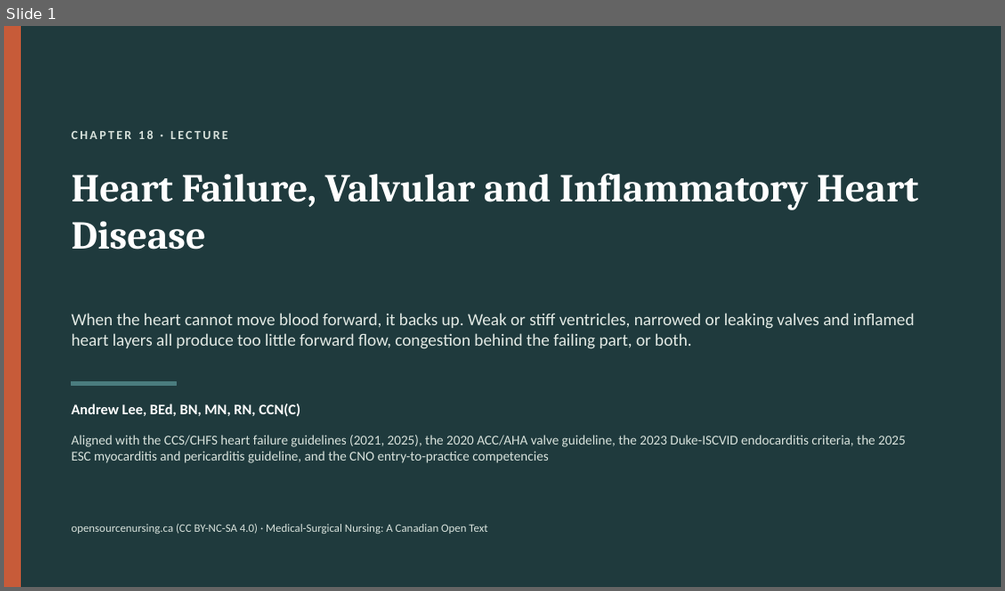
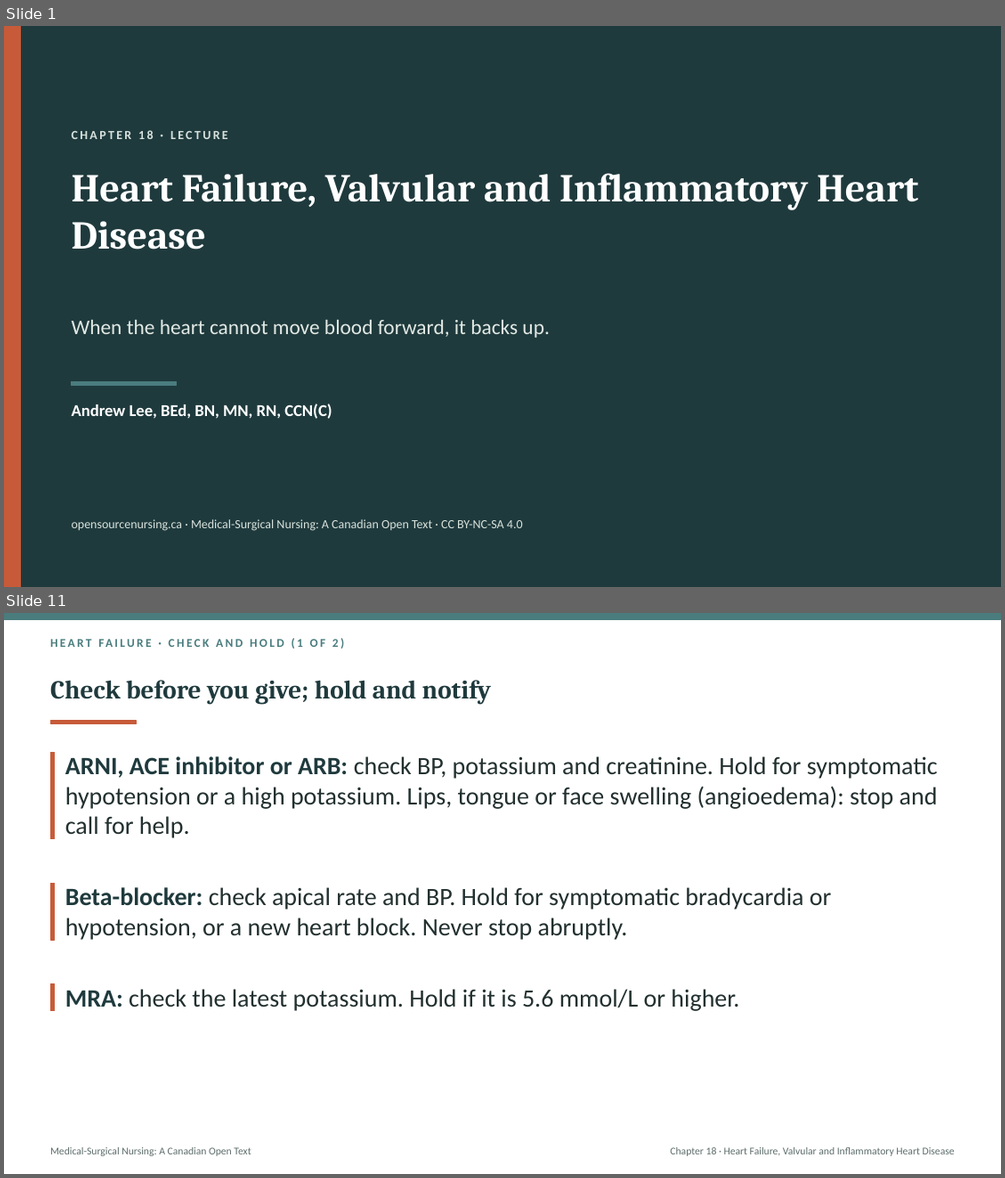
Before and after one commit to andrewleenl/opensourcenursing, a slide deck: Ch18_Heart_Failure_Valvular_and_Inflammatory_Heart_Disease_Lecture_Presentation.pptx. Shown one above the other, each under a label of ours: slide 1 before the commit, slides 1 and 11 after it; the slides between them are not shown. The pictures are 1005x591 and 1005x1178 pixels, drawn with LibreOffice and Linux fonts; fonts in the diff are those of the drawing. Boxes give left, top, right and bottom in pixels: in the first picture for what was removed or moved away, otherwise in the second. Text is boxed around its words. In the diff, an @@ line names an element or a change of style, - is before the commit and + after.

```diff
--- a/Ch18_Heart_Failure_Valvular_and_Inflammatory_Heart_Disease_Lecture_Presentation.pptx
+++ b/Ch18_Heart_Failure_Valvular_and_Inflammatory_Heart_Disease_Lecture_Presentation.pptx
@@ slide 11 added at bbox=[4, 613, 1001, 1174], background #FFFFFF @@
@@ rectangle added at bbox=[4, 613, 1001, 620], fill #4A7C7E, outline #4A7C7E 1 pt @@
@@ text added at bbox=[297, 639, 339, 647], 11.5 pt, text #4A7C7E, bold @@
+HEART FAILURE · CHECK AND HOLD (1 OF 2)
@@ title added at bbox=[50, 680, 492, 705], 25 pt, text #1F3A3D, bold @@
+Check before you give; hold and notify
@@ rectangle added at bbox=[50, 721, 137, 723], fill #C75B39, outline #C75B39 1 pt @@
@@ rectangle added at bbox=[50, 752, 54, 839], fill #C75B39, outline #C75B39 1 pt @@
@@ text added at bbox=[65, 756, 938, 838], 24 pt, text #22302F @@
+ARNI, ACE inhibitor or ARB: check BP, potassium and creatinine. Hold for symptomatic hypotension or a high potassium. Lips, tongue or face swelling (angioedema): stop and call for help.
@@ rectangle added at bbox=[50, 883, 54, 940], fill #C75B39, outline #C75B39 1 pt @@
@@ text added at bbox=[65, 887, 832, 940], 24 pt, text #22302F @@
+Beta-blocker: check apical rate and BP. Hold for symptomatic bradycardia or hypotension, or a new heart block. Never stop abruptly.
@@ rectangle added at bbox=[50, 984, 54, 1011], fill #C75B39, outline #C75B39 1 pt @@
@@ text added at bbox=[65, 989, 739, 1011], 24 pt, text #22302F @@
+MRA: check the latest potassium. Hold if it is 5.6 mmol/L or higher.
@@ text added at bbox=[50, 1147, 251, 1156], 10 pt, text #5E6E6B @@
+Medical-Surgical Nursing: A Canadian Open Text
@@ text added at bbox=[670, 1147, 955, 1156], 10 pt, text #5E6E6B @@
+Chapter 18 · Heart Failure, Valvular and Inflammatory Heart Disease
@@ slide 1 changed as well @@
@@ text at bbox=[72, 320, 549, 338]: text changed; size 16.5 to 20 pt @@
-When the heart cannot move blood forward, it backs up. Weak or stiff ventricles, narrowed or leaking valves and inflamed heart layers all produce too little forward flow, congestion behind the failing part, or both.
+When the heart cannot move blood forward, it backs up.
@@ text "Andrew Lee, BEd, BN, MN, ..." at bbox=[72, 403, 332, 418]: size 14 to 16 pt @@
@@ text removed at bbox=[72, 435, 906, 463] @@
-Aligned with the CCS/CHFS heart failure guidelines (2021, 2025), the 2020 ACC/AHA valve guideline, the 2023 Duke-ISCVID endocarditis criteria, the 2025 ESC myocarditis and pericarditis guideline, and the CNO entry-to-practice competencies
@@ text at bbox=[72, 519, 523, 531]: text changed; size 11 to 12 pt @@
-opensourcenursing.ca (CC BY-NC-SA 4.0) · Medical-Surgical Nursing: A Canadian Open Text
+opensourcenursing.ca · Medical-Surgical Nursing: A Canadian Open Text · CC BY-NC-SA 4.0
```
Also in this commit, not shown: 5 other slides changed, 37 other slides added, 44 slides removed, 1 other file.
